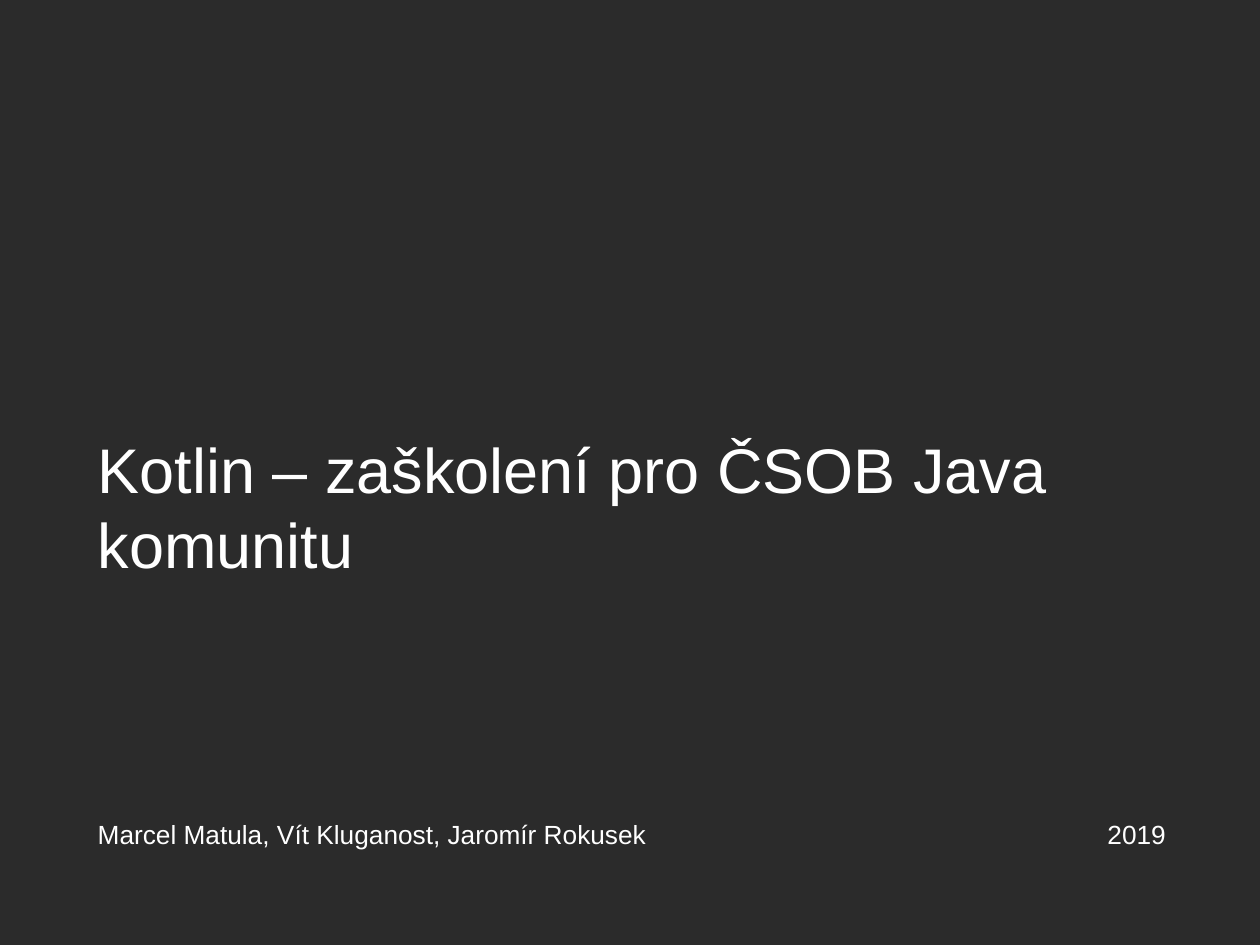
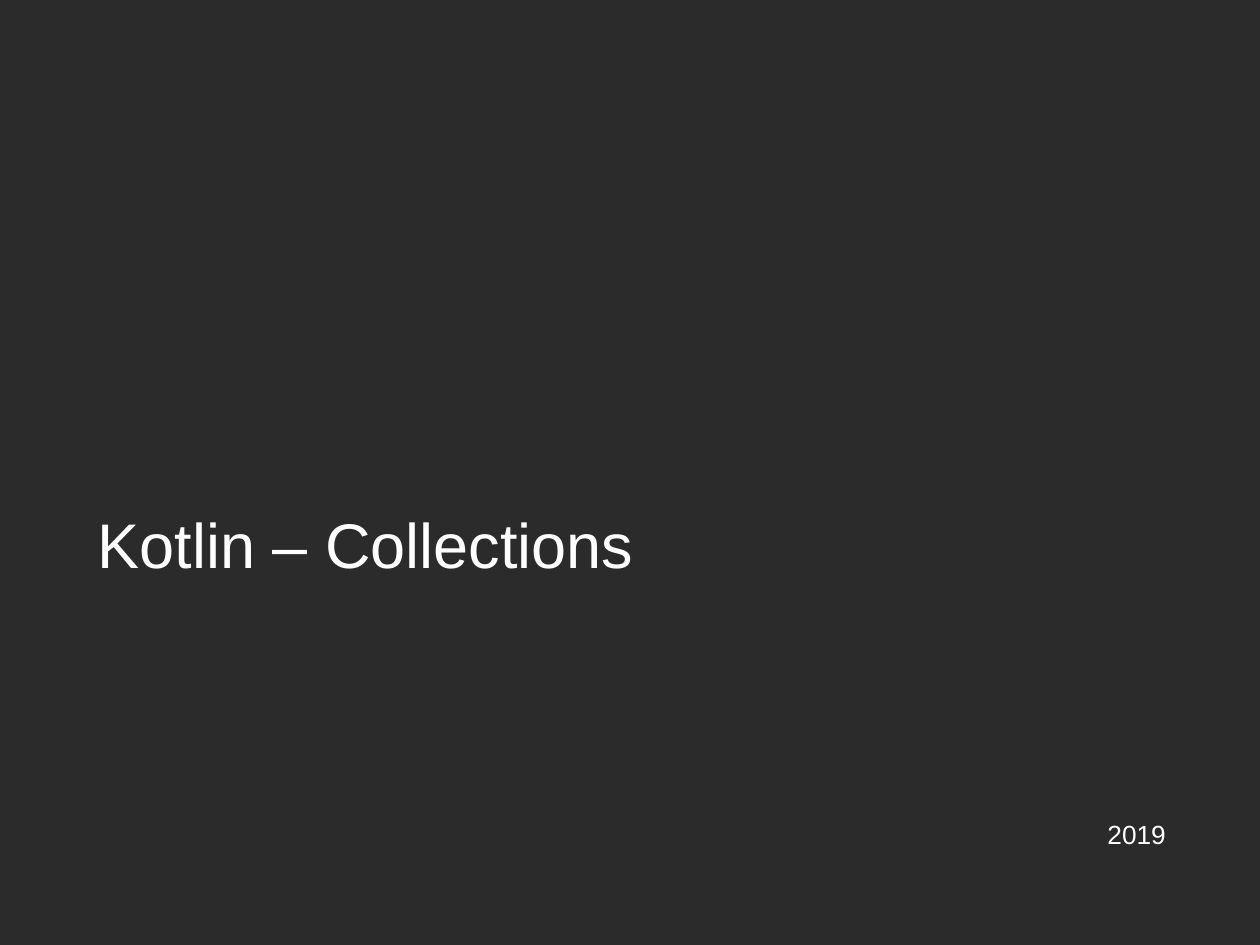
Before and after one commit to rokusjar/KotlinSkoleni, a slide deck: slide 1 of slides/Kotlin - 3. Collections.pptx. Drawn at 1260x945 pixels with LibreOffice and Linux fonts; fonts in the diff are those of the drawing; background and template pictures are left out; a plain dark background stands for a picture behind light text. Boxes give left, top, right and bottom in pixels: in the first picture for what was removed or moved away, otherwise in the second. Text is boxed around its words. In the diff, an @@ line names an element or a change of style, - is before the commit and + after.

```diff
--- a/slides/Kotlin - 3. Collections.pptx
+++ b/slides/Kotlin - 3. Collections.pptx
@@ title at (x1=98, y1=522, x2=633, y2=569): text changed @@
-Kotlin – zaškolení pro ČSOB Java komunitu
+Kotlin – Collections
@@ subtitle removed at (x1=98, y1=824, x2=646, y2=850) @@
-Marcel Matula, Vít Kluganost, Jaromír Rokusek
```
Also in this commit, not shown: 1 other slide changed, 1 other file.
